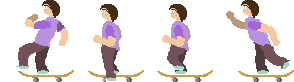
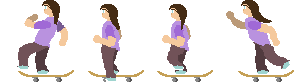
The second 294 x 82 image is a revision of the first. Changes to its layers:
renamed "Слой 1" to "Слой 5", moved it above "Слой 7", painted on it over <box>54,15,59,25</box>
renamed "Слой 4" to "Слой 7", moved it above "Слой 8", painted on it over <box>181,20,185,30</box>
renamed "Слой 3" to "Слой 8", painted on it over <box>255,12,272,23</box>
renamed "Слой 2" to "Слой 6", painted on it over <box>109,14,120,30</box>
